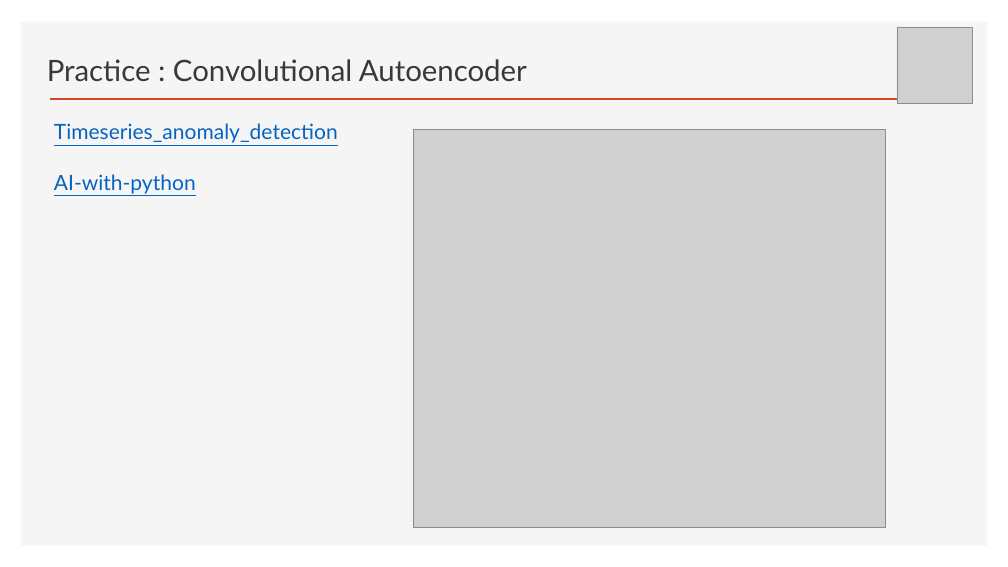
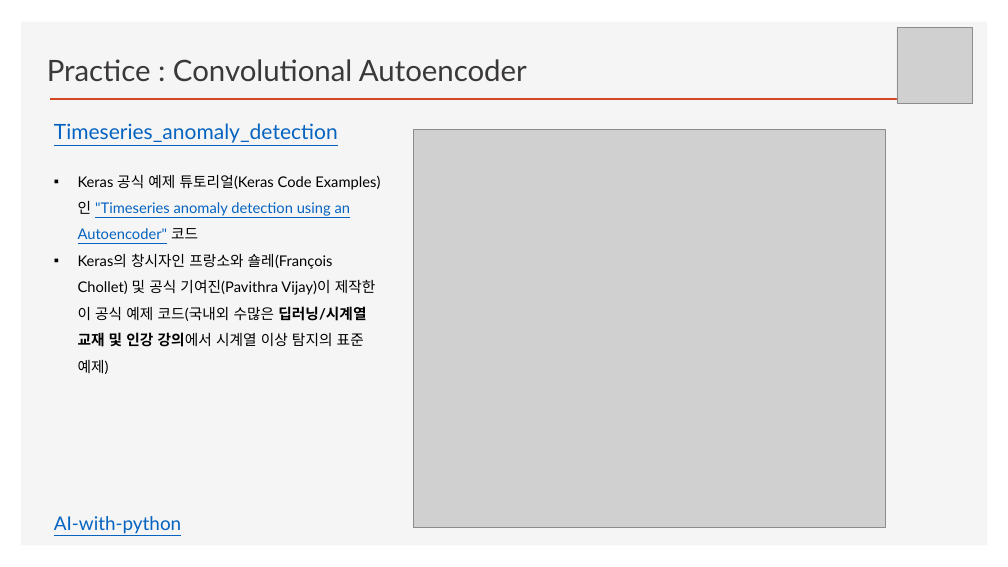
Before and after one commit to ancestor9/2026_Fall_Generative-Deep-Learning, a slide deck: slide 26 of Chapter 03 Variational Autoencoders.pptx (slide 45 before the commit). Drawn at 1008x567 pixels with LibreOffice and Linux fonts; fonts in the diff are those of the drawing; grey boxes stand for pictures; background and template pictures are left out. Boxes give left, top, right and bottom in pixels: in the first picture for what was removed or moved away, otherwise in the second. Text is boxed around its words. In the diff, an @@ line names an element or a change of style, - is before the commit and + after.

```diff
--- a/Chapter 03 Variational Autoencoders.pptx
+++ b/Chapter 03 Variational Autoencoders.pptx
@@ text at <box>54,174,196,194</box>: paragraph removed @@
-AI-with-python
@@ text added at <box>78,175,380,374</box>, 14 pt, text #000000 @@
+▪ Keras 공식 예제 튜토리얼(Keras Code Examples)인 "Timeseries anomaly detection using an Autoencoder" 코드
+▪ Keras의 창시자인 프랑소와 숄레(François Chollet) 및 공식 기여진(Pavithra Vijay)이 제작한 이 공식 예제 코드(국내외 수많은 딥러닝/시계열 교재 및 인강 강의에서 시계열 이상 탐지의 표준 예제)
@@ text added at <box>54,516,181,534</box>, 18 pt, text #0563C1, underline @@
+AI-with-python
```
Also in this commit, not shown: 2 slides added.
